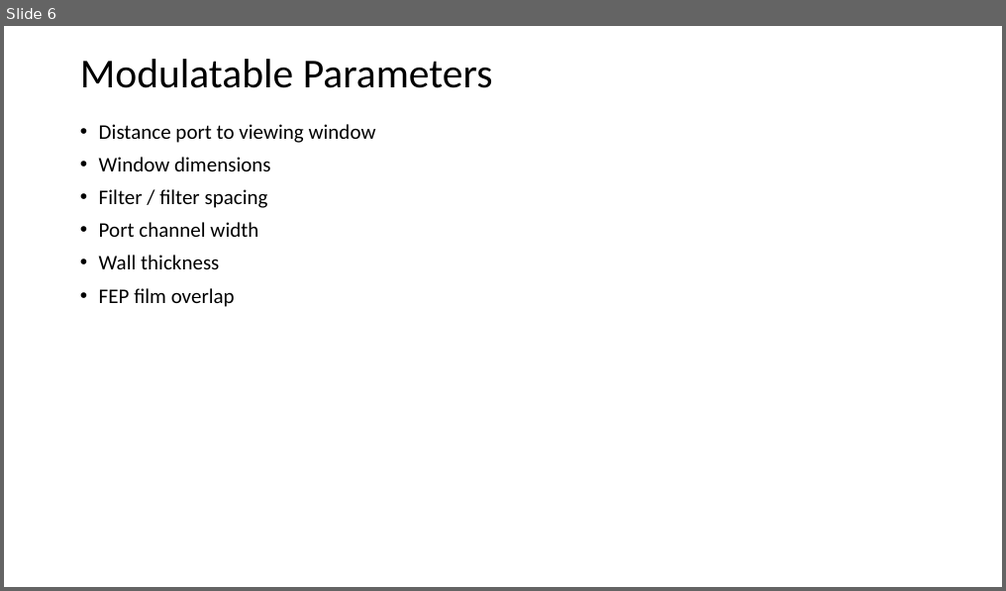
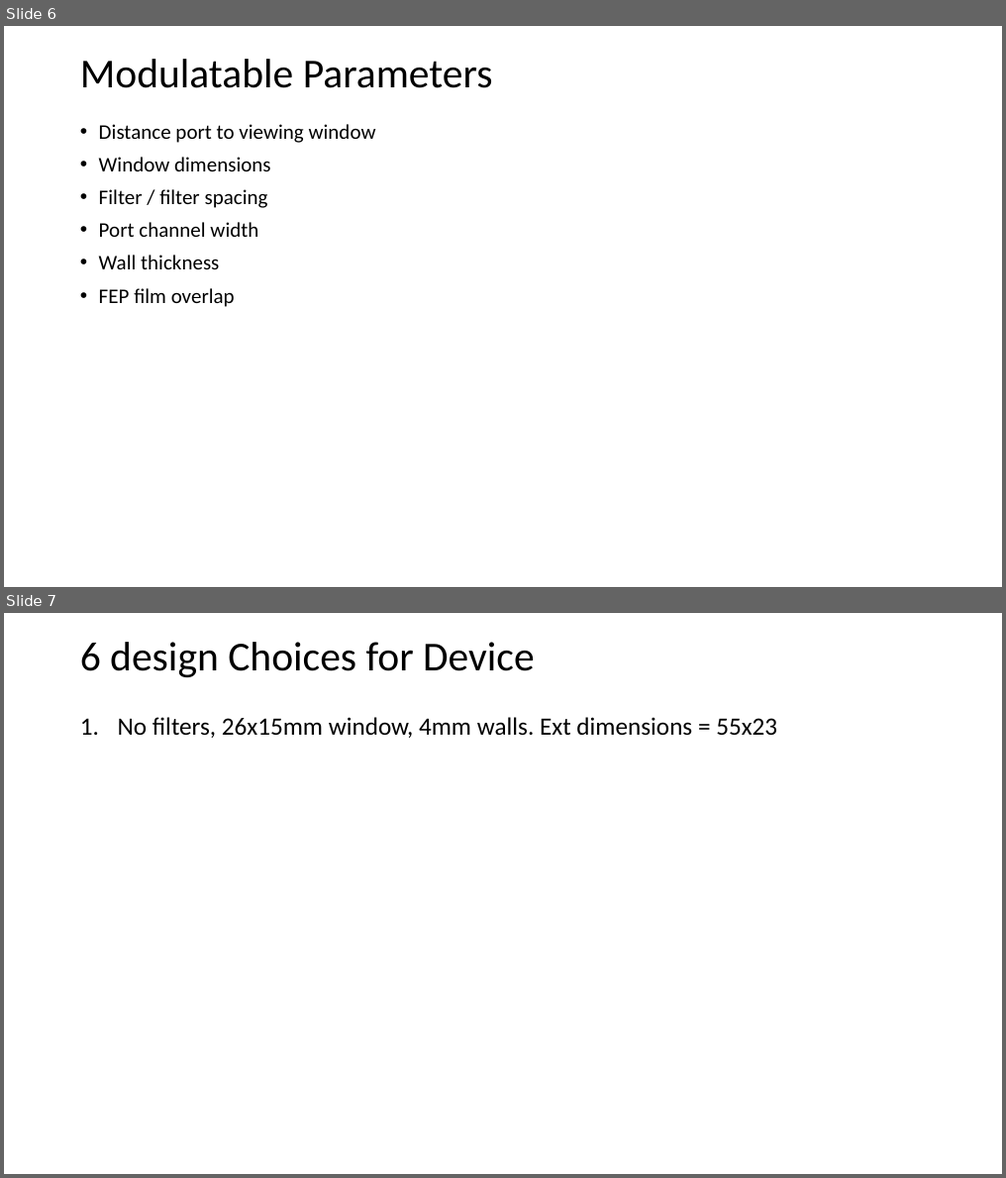
Before and after one commit to mdanderson03/SpectrePlex, a slide deck: 3D model/version logs and observations/Initial Design Logs Microfluidic multiplex device.pptx. Shown one above the other, each under a label of ours: slide 6 before the commit, slides 6 and 7 after it. The pictures are 1006x591 and 1006x1178 pixels, drawn with LibreOffice and Linux fonts; fonts in the diff are those of the drawing. Boxes give left, top, right and bottom in pixels: in the first picture for what was removed or moved away, otherwise in the second. Text is boxed around its words. In the diff, an @@ line names an element or a change of style, - is before the commit and + after.

```diff
--- a/3D model/version logs and observations/Initial Design Logs Microfluidic multiplex device.pptx
+++ b/3D model/version logs and observations/Initial Design Logs Microfluidic multiplex device.pptx
@@ slide 7 added at (4, 613, 1002, 1174), background #FFFFFF @@
@@ title added at (80, 642, 535, 677), 39.6 pt, text #000000 @@
+6 design Choices for Device
@@ text added at (118, 717, 777, 738), 24 pt, text #000000 @@
+1. No filters, 26x15mm window, 4mm walls. Ext dimensions = 55x23
```
Also in this commit, not shown: 18 other files.
